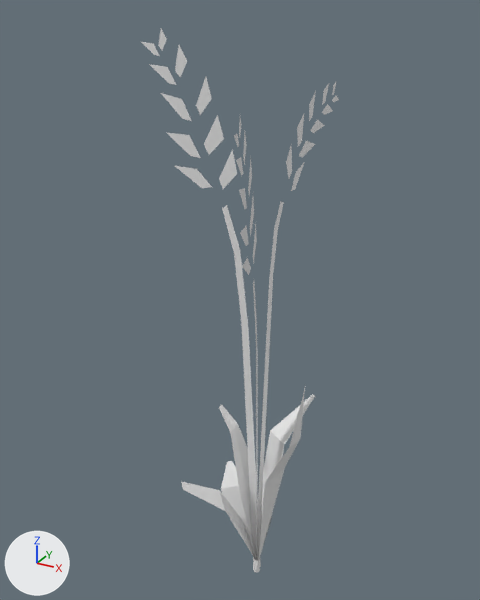
An edit to the Blender file Art_Assets/Wheat_Level2.blend, drawn before and after from the same camera.
One viewpoint serves both versions: a 50 mm lens placed at (0.378, -0.745, 0.844), pointed at (-0.056, 0.044, 0.45). Every picture has the same lights, and +X, +Y and +Z are marked at lower left.
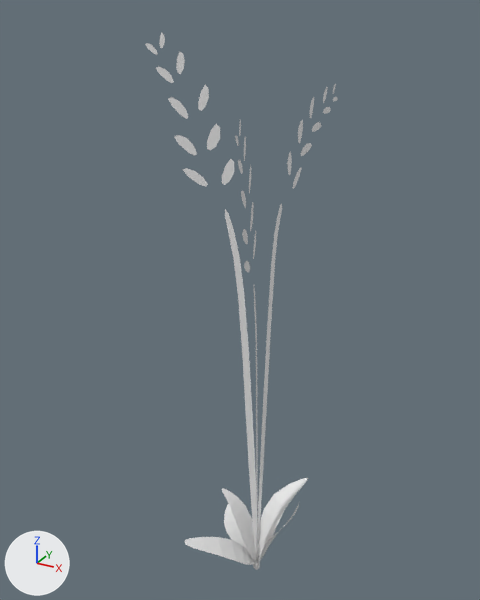
Changed parts and their boxes (x1, y1, x2, y2) in the pictures (480 x 600 px; the box of a moved part takes in the faces that stretch with it):
'Plane.002', reshaped, modifiers changed: before (141, 29, 339, 572); after (145, 32, 338, 570)
part 1 of me_plane_002, moved or reshaped: before (181, 388, 315, 572); after (184, 478, 308, 570)

Diff of the bpy script that builds the scene:
```diff
--- a/Art_Assets/Wheat_Level2.blend.py
+++ b/Art_Assets/Wheat_Level2.blend.py
@@ me_plane_002 @@
 me_plane_002.from_pydata(...)  # 199 vertices, 80 faces; spans x -59.9..0.6, y -14.6..12.4, z -5.8..12.1
 # used by ob_plane_002; location = (0.0, 0.0, -0.002); rotation_euler = (-3.442, 1.571, 0.0), in degrees (-197, 90, 0); scale = (0.0137, 0.0137, 0.0137)
+# me_plane_002 part 1: the loose piece of 55 vertices spanning x -26.6..0.6, y -6.0..5.4, z -5.5..7.7 is scaled about its middle by (0.448, 1, 1), then moved by (7.1, 0.0, 0.0)
@@ ob_plane_002 @@
 ob_plane_002.scale = (0.0137, 0.0137, 0.0137)
+_m = ob_plane_002.modifiers.new('Subsurf', 'SUBSURF')
+_m.render_levels = 1
```
